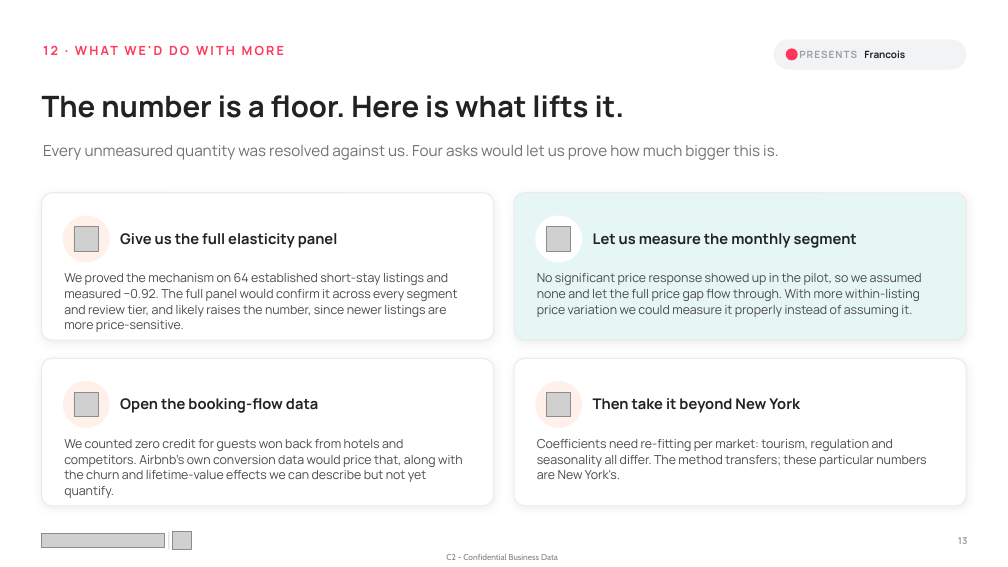
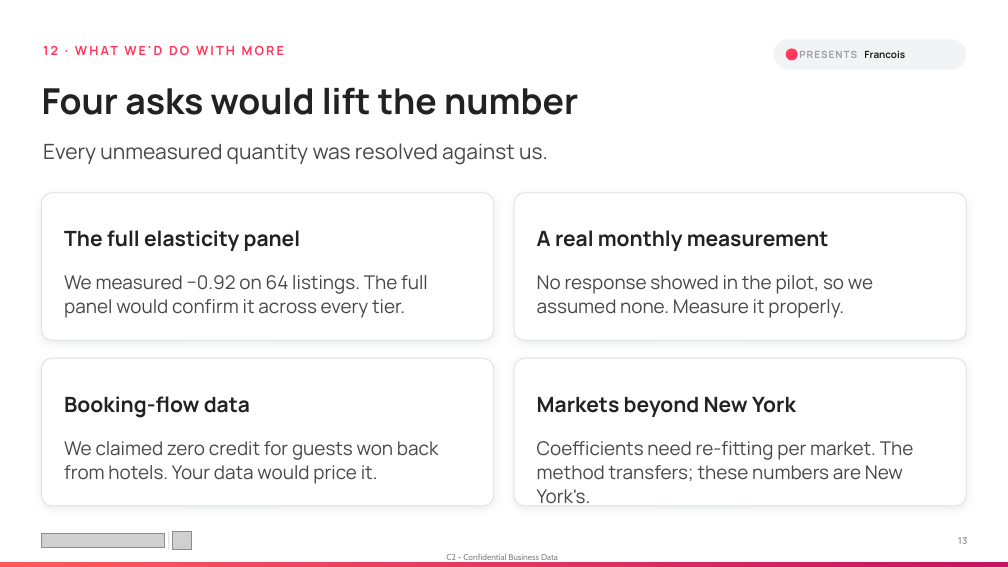
Before and after one commit to mkdn007/Cornell-Airbnb-Capstone, a slide deck: slide 13 of Airbnb Pricing Deck.pptx. Drawn at 1008x567 pixels with LibreOffice and Linux fonts; fonts in the diff are those of the drawing; grey boxes stand for pictures. Boxes give left, top, right and bottom in pixels: in the first picture for what was removed or moved away, otherwise in the second. Text is boxed around its words. In the diff, an @@ line names an element or a change of style, - is before the commit and + after.

```diff
--- a/Airbnb Pricing Deck.pptx
+++ b/Airbnb Pricing Deck.pptx
@@ text at (42,87,578,115): text changed; size 28 to 34 pt @@
-The number is a floor. Here is what lifts it.
+Four asks would lift the number
@@ text at (43,143,548,165): text changed; size 14.5 to 20 pt; text colour #717171 to #484848 @@
-Every unmeasured quantity was resolved against us. Four asks would let us prove how much bigger this is.
+Every unmeasured quantity was resolved against us.
@@ rounded rectangle at (514,193,966,340): fill #E6F6F4 to #FFFFFF; outline #EBEBEB 1 pt to #DDDDDD 0.75 pt @@
@@ ellipse removed at (63,216,110,262) @@
@@ text at (64,230,301,251): text changed; size 14 to 20 pt @@
-Give us the full elasticity panel
+The full elasticity panel
@@ picture removed at (74,227,98,251) @@
@@ ellipse removed at (535,216,582,262) @@
@@ text at (537,230,829,251): text changed; size 14 to 20 pt @@
-Let us measure the monthly segment
+A real monthly measurement
@@ picture removed at (547,227,571,251) @@
@@ text at (64,275,428,318): text changed; size 11.8 to 18 pt; text colour #4A4A4A to #484848 @@
-We proved the mechanism on 64 established short-stay listings and measured −0.92. The full panel would confirm it across every segment and review tier, and likely raises the number, since newer listings are more price-sensitive.
+We measured −0.92 on 64 listings. The full panel would confirm it across every tier.
@@ text at (537,275,873,318): text changed; size 11.8 to 18 pt; text colour #4A4A4A to #484848 @@
-No significant price response showed up in the pilot, so we assumed none and let the full price gap flow through. With more within-listing price variation we could measure it properly instead of assuming it.
+No response showed in the pilot, so we assumed none. Measure it properly.
@@ outline #EBEBEB 1 pt to #DDDDDD 0.75 pt in 3 elements at (42,193,494,340), (42,358,494,506), (514,358,966,506) @@
@@ ellipse removed at (63,381,110,428) @@
@@ ellipse removed at (535,381,582,428) @@
@@ text at (64,396,250,418): text changed; size 14 to 20 pt @@
-Open the booking-flow data
+Booking-flow data
@@ picture removed at (74,392,98,417) @@
@@ text at (537,397,796,417): text changed; size 14 to 20 pt @@
-Then take it beyond New York
+Markets beyond New York
@@ picture removed at (547,392,571,417) @@
@@ text at (64,441,439,484): text changed; size 11.8 to 18 pt; text colour #4A4A4A to #484848 @@
-We counted zero credit for guests won back from hotels and competitors. Airbnb's own conversion data would price that, along with the churn and lifetime-value effects we can describe but not yet quantify.
+We claimed zero credit for guests won back from hotels. Your data would price it.
@@ text at (537,441,914,504): text changed; size 11.8 to 18 pt; text colour #4A4A4A to #484848 @@
-Coefficients need re-fitting per market: tourism, regulation and seasonality all differ. The method transfers; these particular numbers are New York's.
+Coefficients need re-fitting per market. The method transfers; these numbers are New York's.
@@ rectangle added at (0,562,1008,567), fill gradient #FF595F to #C31561 @@
```
Also in this commit, not shown: 19 other slides changed, 2 slides added.
